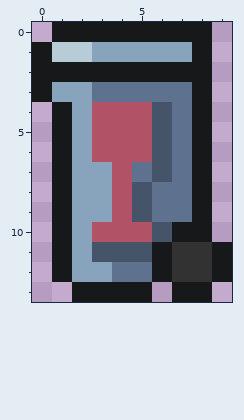
Two states of a pixel-art sprite, assets/raster/trash-bin-white-10x14.png. The first picture shows the starting point.
The file is 10x14 pixels.
After the commit:
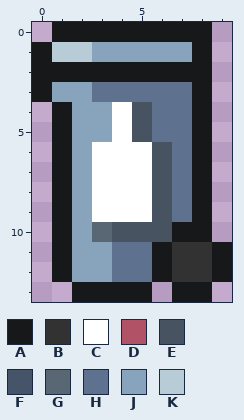
Palette (. is transparent): A #171819  B #323232  C #ffffff  D #b25266  E #485362  F #465469  G #596775  H #5e718e  J #88a3bc  K #b8ccd8
Edits made:
{"y":4,"x":3,"old":"DDDF","new":"JCEH"}
{"y":5,"x":3,"old":"DDDF","new":"JCEH"}
{"y":6,"x":3,"old":"DDDF","new":"CCCE"}
{"y":7,"x":3,"old":"JDHF","new":"CCCE"}
{"y":8,"x":3,"old":"JDFH","new":"CCCE"}
{"y":9,"x":3,"old":"JDFH","new":"CCCE"}
{"y":10,"x":3,"old":"DDDF","new":"GEEE"}
{"y":11,"x":3,"old":"FFF","new":"JHH"}
{"label":"changed","picture_box":[92,102,172,262]}
